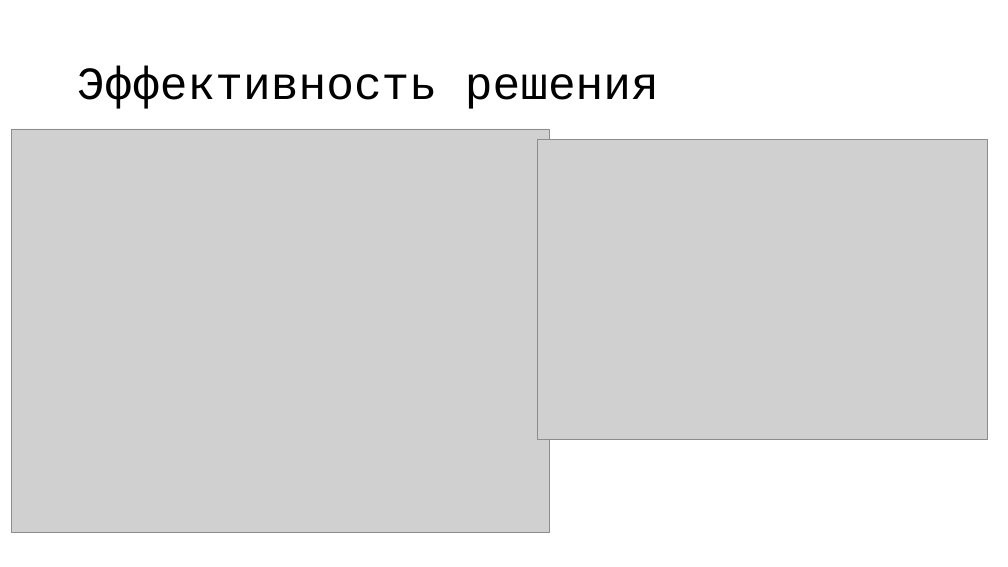
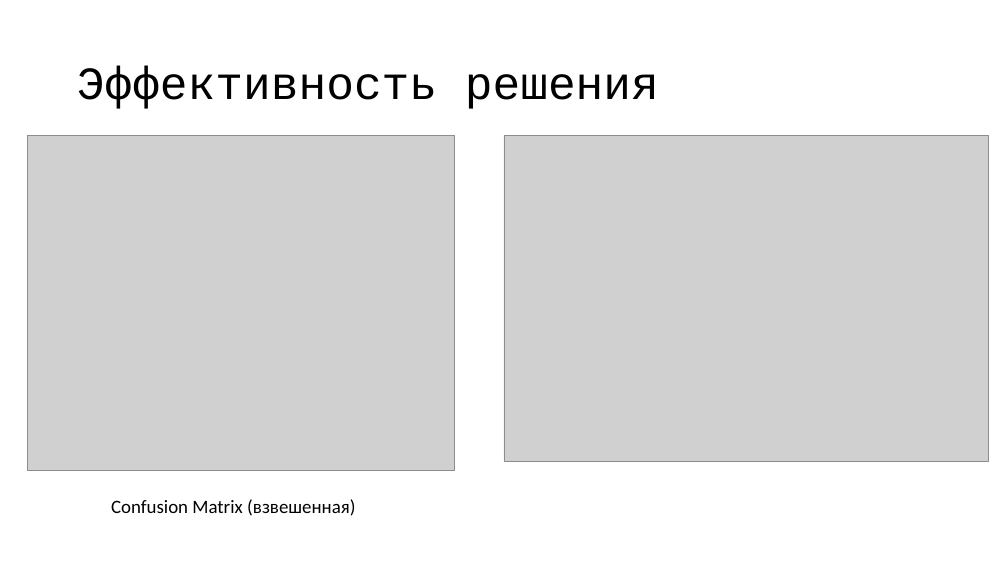
Before and after one commit to VoroncovRoman/IT_Arctic_Swans, a slide deck: slide 5 of Презентация для защиты.pptx. Drawn at 1008x567 pixels with LibreOffice and Linux fonts; fonts in the diff are those of the drawing; grey boxes stand for pictures. Boxes give left, top, right and bottom in pixels: in the first picture for what was removed or moved away, otherwise in the second. Text is boxed around its words. In the diff, an @@ line names an element or a change of style, - is before the commit and + after.

```diff
--- a/Презентация для защиты.pptx
+++ b/Презентация для защиты.pptx
@@ picture: place and size @@
-picture at <box>11,129,550,533</box>
+picture at <box>27,135,454,470</box>
@@ picture: place and size @@
-picture at <box>538,140,988,440</box>
+picture at <box>504,135,989,461</box>
@@ text added at <box>111,499,355,516</box>, 18 pt, text #000000 @@
+Confusion Matrix (взвешенная)
```
Also in this commit, not shown: 1 other slide changed, 1 slide added, 2 slides removed.
